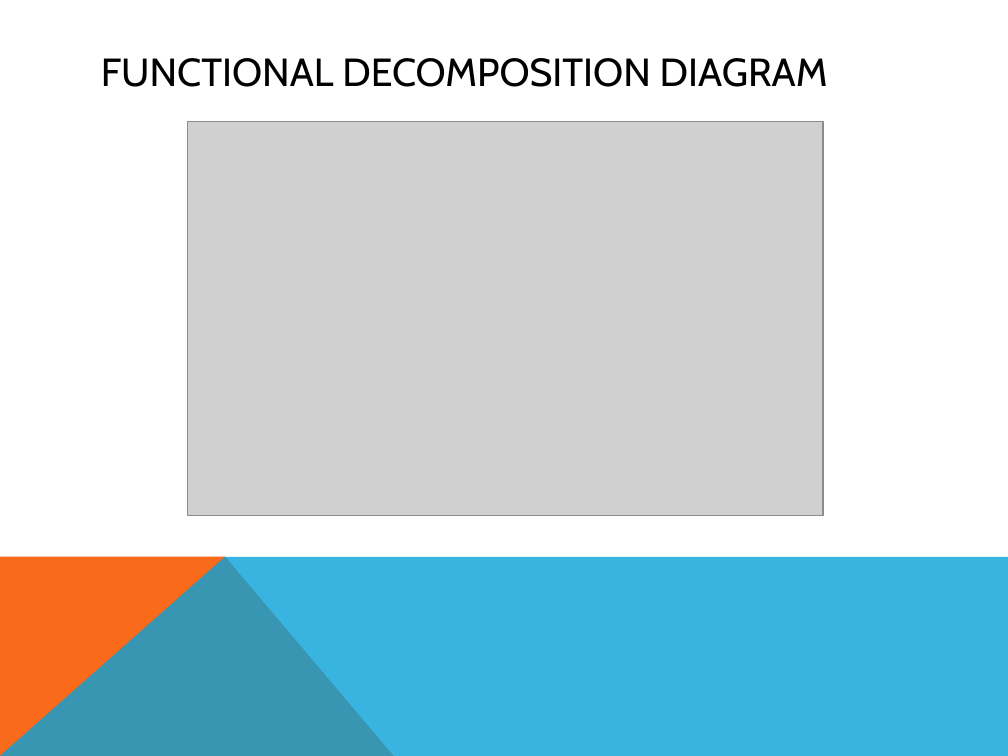
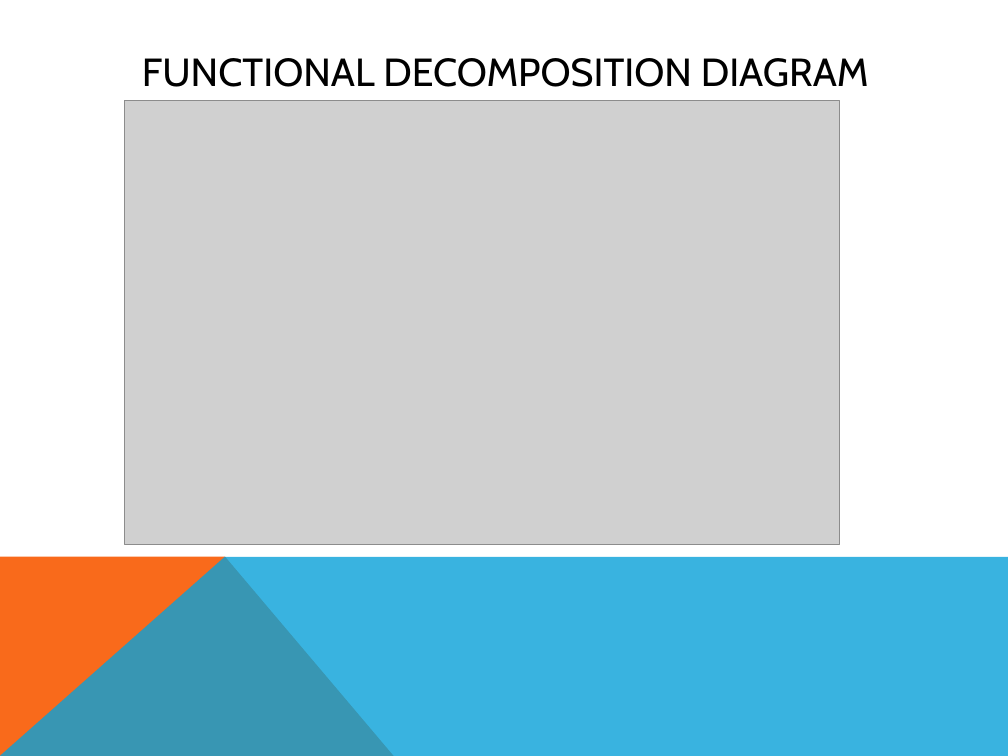
Before and after one commit to Dyndrilliac/cen-4010-assignments, a slide deck: slide 7 of Design Documents/_OldStuff/Testing Presentation/PresentationSoftEng.pptx. Drawn at 1008x756 pixels with LibreOffice and Linux fonts; fonts in the diff are those of the drawing; grey boxes stand for pictures. Boxes give left, top, right and bottom in pixels: in the first picture for what was removed or moved away, otherwise in the second. Text is boxed around its words. In the diff, an @@ line names an element or a change of style, - is before the commit and + after.

```diff
--- a/Design Documents/_OldStuff/Testing Presentation/PresentationSoftEng.pptx
+++ b/Design Documents/_OldStuff/Testing Presentation/PresentationSoftEng.pptx
@@ title "FUNCTIONAL DECOMPOSITION DIAGRAM" at [142, 58, 869, 87]: alignment left to centre @@
@@ picture: place and size @@
-picture at [187, 121, 824, 515]
+picture at [125, 101, 840, 544]
```
Also in this commit, not shown: 4 other slides changed.
